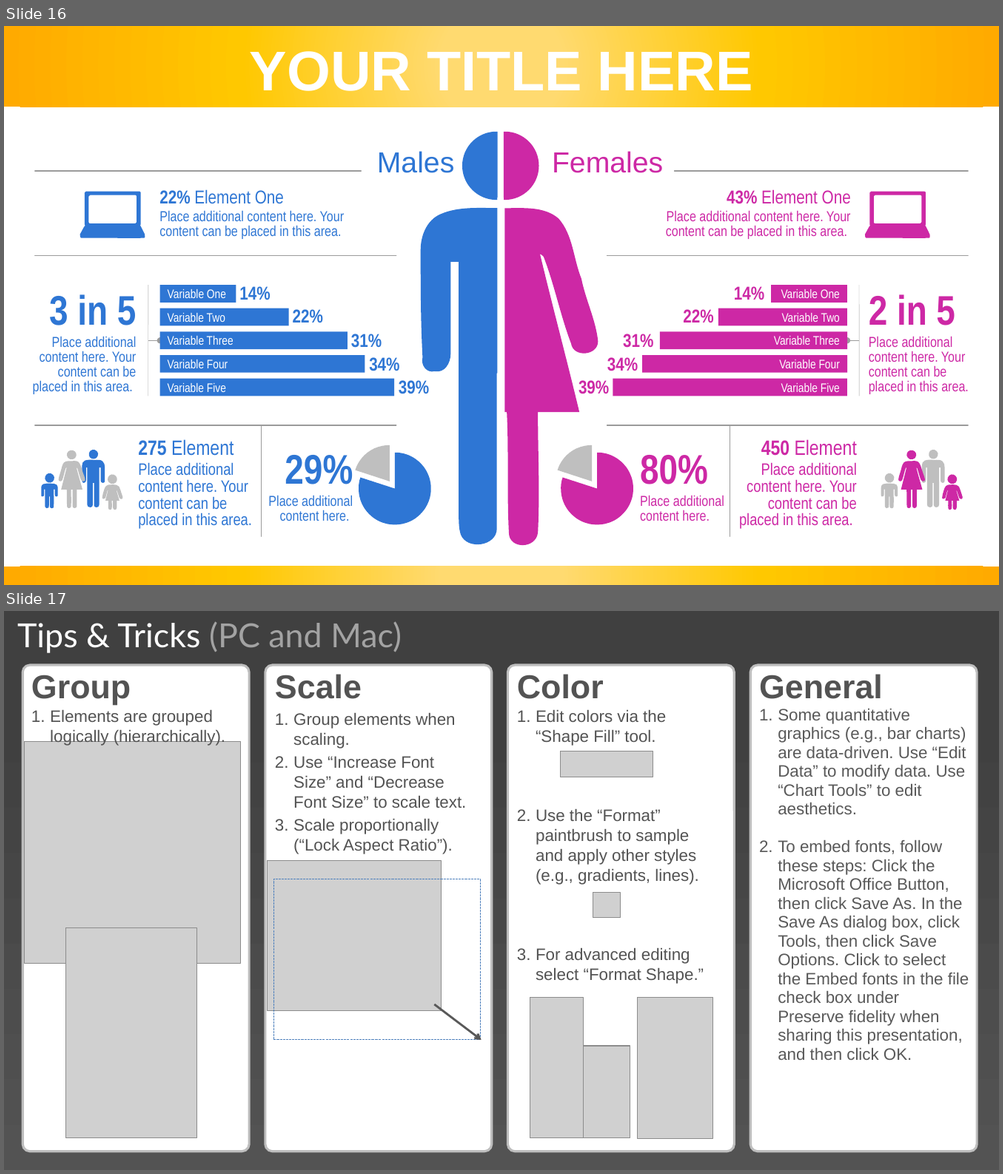
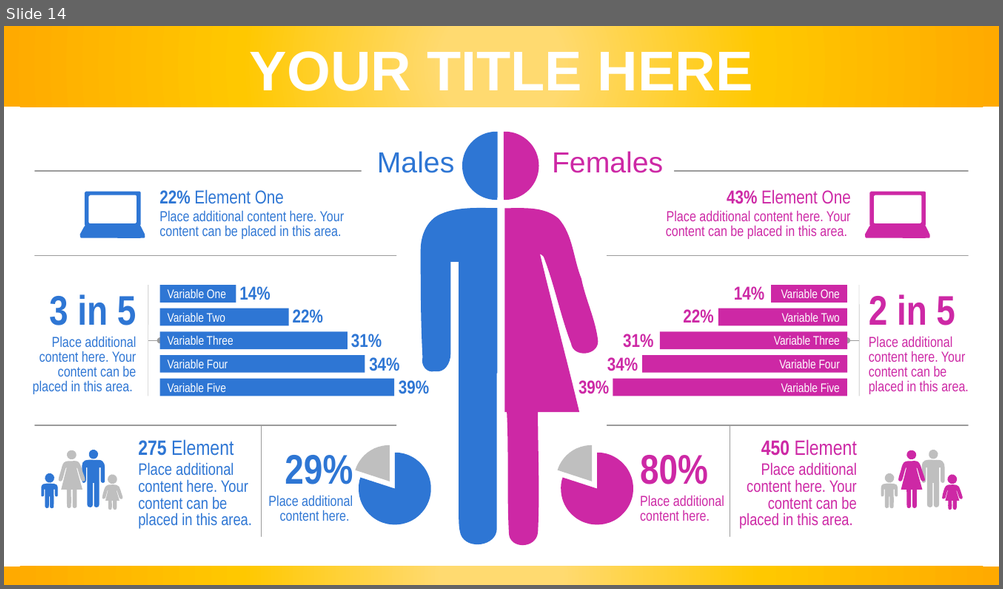
Before and after one commit to speedracer05/Covid_CalFresh, a slide deck: Presentation/Covid_CalFresh_v.01.pptx. Shown one above the other, each under a label of ours: slides 16 and 17 before the commit, slide 14 after it. The pictures are 1003x1174 and 1003x589 pixels, drawn with LibreOffice and Linux fonts; fonts in the diff are those of the drawing; grey boxes stand for pictures. Boxes give left, top, right and bottom in pixels: in the first picture for what was removed or moved away, otherwise in the second. Text is boxed around its words. In the diff, an @@ line names an element or a change of style, - is before the commit and + after.

```diff
--- a/Presentation/Covid_CalFresh_v.01.pptx
+++ b/Presentation/Covid_CalFresh_v.01.pptx
@@ slide 17 removed at [4, 611, 999, 1170], background #FFFFFF @@
@@ rectangle removed at [4, 611, 999, 1170] @@
@@ text removed at [17, 621, 401, 653] @@
-Tips & Tricks (PC and Mac)
@@ group removed at [265, 665, 491, 1152]: 1 rounded rectangle, 1 picture, 1 rectangle, 1 arrow, 1 text @@
-Scale
-1. Group elements when scaling.
-2. Use “Increase Font Size” and “Decrease Font Size” to scale text.
-3. Scale proportionally (“Lock Aspect Ratio”).
@@ rounded rectangle removed at [508, 665, 734, 1152] @@
@@ text removed at [517, 674, 703, 984] @@
-Color
-1. Edit colors via the “Shape Fill” tool.
-2. Use the “Format” paintbrush to sample and apply other styles (e.g., gradients, lines).
-3. For advanced editing select “Format Shape.”
@@ rounded rectangle removed at [750, 665, 976, 1152] @@
@@ text removed at [759, 674, 969, 1060] @@
-General
-1. Some quantitative graphics (e.g., bar charts) are data-driven. Use “Edit Data” to modify data. Use “Chart Tools” to edit aesthetics.
-2. To embed fonts, follow these steps: Click the Microsoft Office Button, then click Save As. In the Save As dialog box, click Tools, then click Save Options. Click to select the Embed fonts in the file check box under Preserve fidelity when sharing this presentation, and then click OK.
@@ picture removed at [560, 752, 653, 777] @@
@@ picture removed at [593, 893, 620, 917] @@
@@ group removed at [22, 665, 249, 1152]: 2 pictures, 1 rounded rectangle, 1 text @@
-Group
-1. Elements are grouped logically (hierarchically).
@@ picture removed at [529, 997, 583, 1139] @@
@@ picture removed at [637, 997, 713, 1139] @@
@@ picture removed at [583, 1046, 629, 1139] @@
@@ what was slide 16 is now slide 14 @@
```
Also in this commit, not shown: 6 slides changed, 3 slides added, 6 other slides removed, 1 other file.
